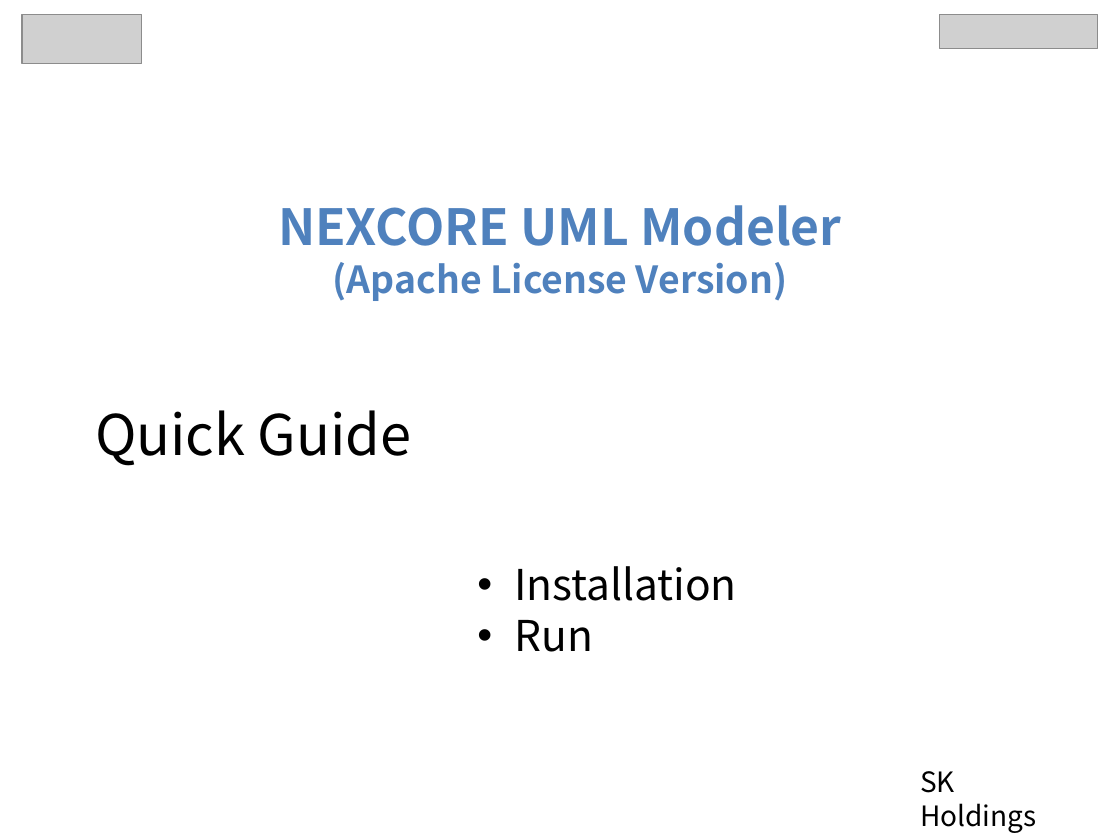
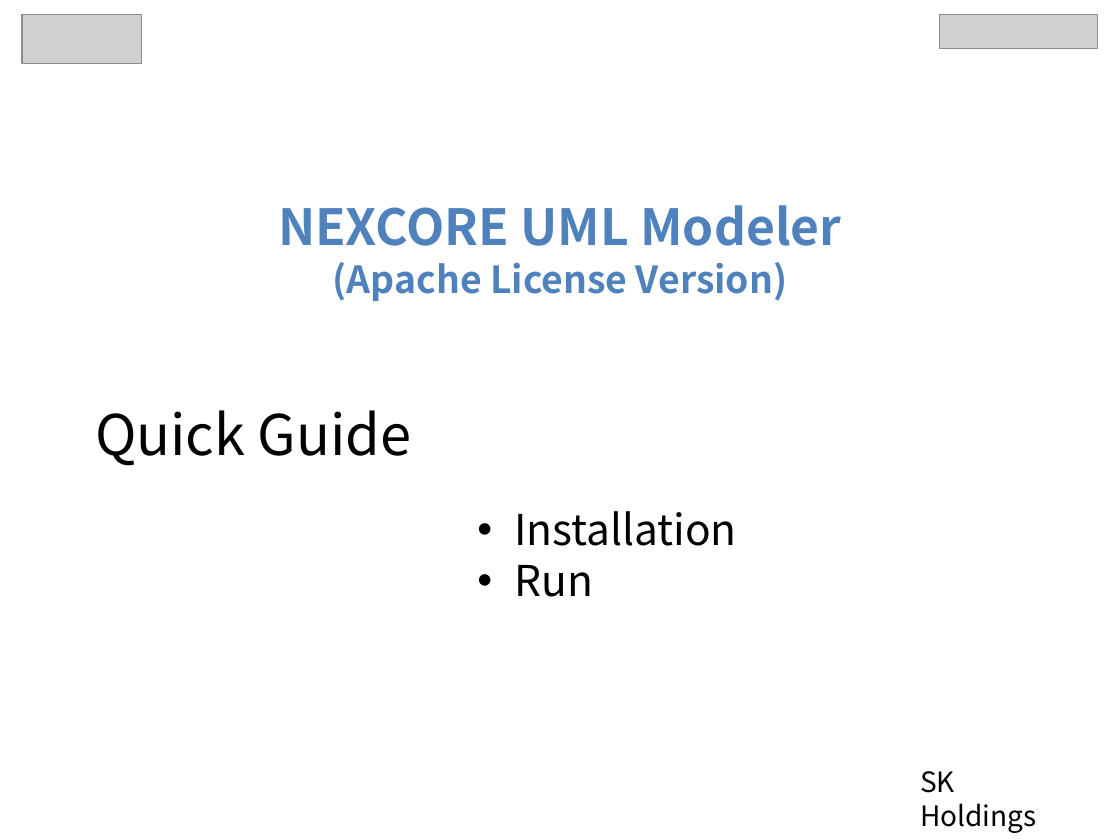
Before and after one commit to hgmin777/NEXCORE-UML-Modeler, a slide deck: slide 1 of wiki_files/NEXCORE UML Modeler_Quick Guide.pptx. Drawn at 1120x840 pixels with LibreOffice and Linux fonts; fonts in the diff are those of the drawing; grey boxes stand for pictures. Boxes give left, top, right and bottom in pixels: in the first picture for what was removed or moved away, otherwise in the second. Text is boxed around its words. In the diff, an @@ line names an element or a change of style, - is before the commit and + after.

Commit message:
Modify Guide file

```diff
--- a/wiki_files/NEXCORE UML Modeler_Quick Guide.pptx
+++ b/wiki_files/NEXCORE UML Modeler_Quick Guide.pptx
@@ text "Installation": place and size @@
-text "Installation" at box(515, 566, 737, 652)
+text "Installation" at box(515, 511, 737, 597)
```
Also in this commit, not shown: 5 other slides changed.
